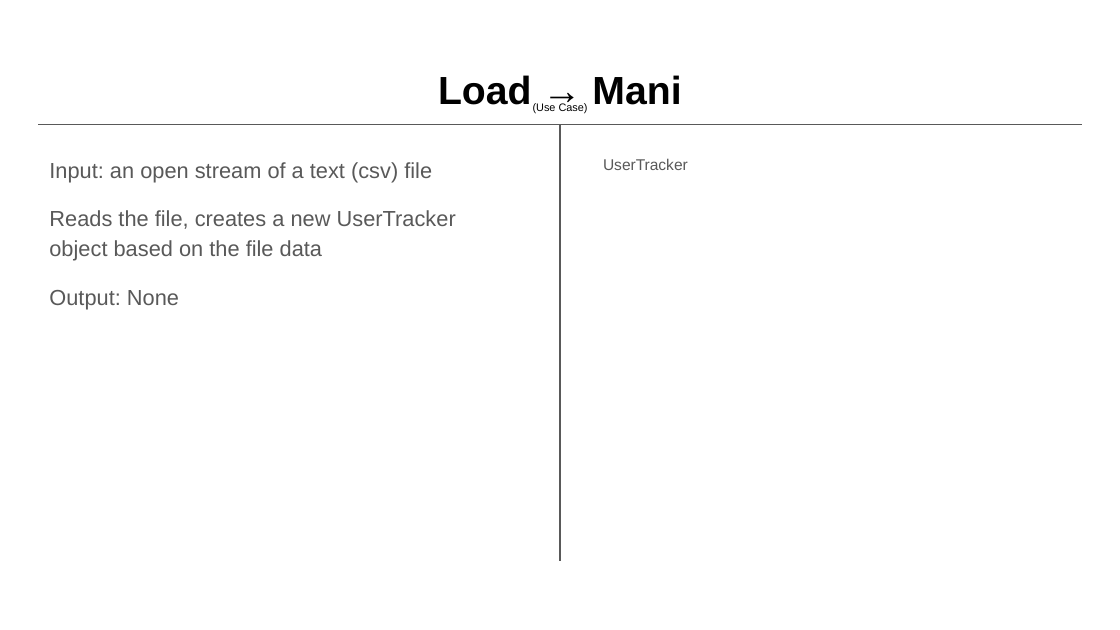
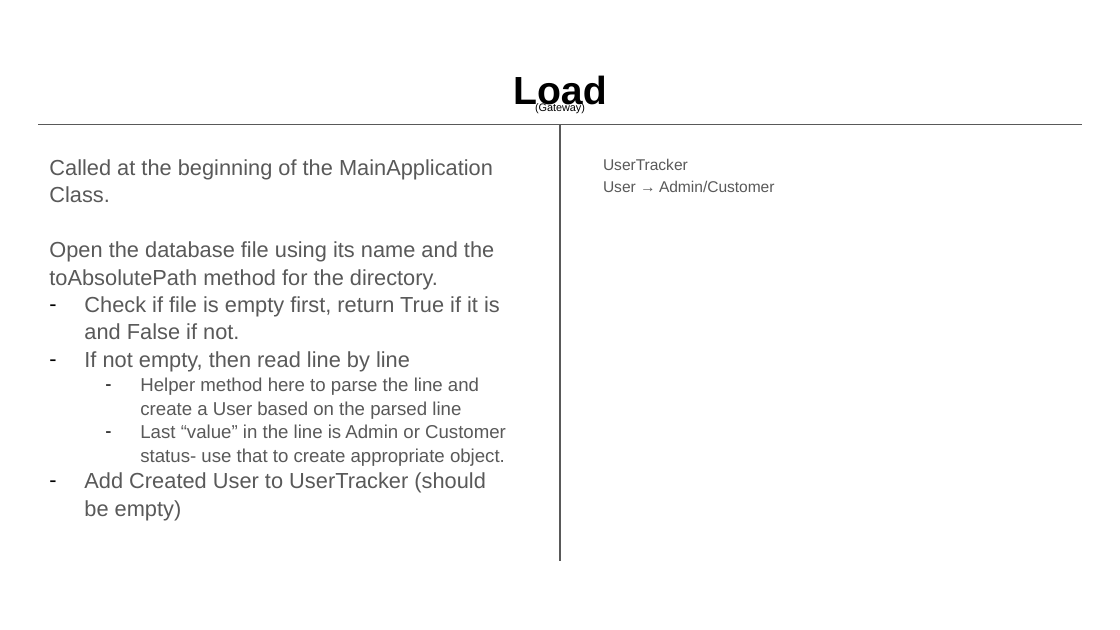
Before and after one commit to hud9925/FlightManager, a slide deck: slide 12 of phase0/CRC Model.pptx (slide 11 before the commit). Drawn at 1120x630 pixels with LibreOffice and Linux fonts; fonts in the diff are those of the drawing. Boxes give left, top, right and bottom in pixels: in the first picture for what was removed or moved away, otherwise in the second. Text is boxed around its words. In the diff, an @@ line names an element or a change of style, - is before the commit and + after.

```diff
--- a/phase0/CRC Model.pptx
+++ b/phase0/CRC Model.pptx
@@ title at box(513, 75, 607, 112): text changed @@
-Load → Mani
+Load
@@ text at box(535, 103, 585, 113): text changed @@
-(Use Case)
+(Gateway)
@@ text at box(49, 159, 506, 521): text changed @@
-Input: an open stream of a text (csv) file
-Reads the file, creates a new UserTracker object based on the file data
-Output: None
+Called at the beginning of the MainApplication Class.
+Open the database file using its name and the toAbsolutePath method for the directory.
+– Check if file is empty first, return True if it is and False if not.
+– If not empty, then read line by line
+  – Helper method here to parse the line and create a User based on the parsed line
+  – Last “value” in the line is Admin or Customer status- use that to create appropriate object.
+– Add Created User to UserTracker (should be empty)
@@ text at box(603, 180, 774, 192): paragraph added @@
+User → Admin/Customer
```
Also in this commit, not shown: 13 other slides changed, 1 slide added.
